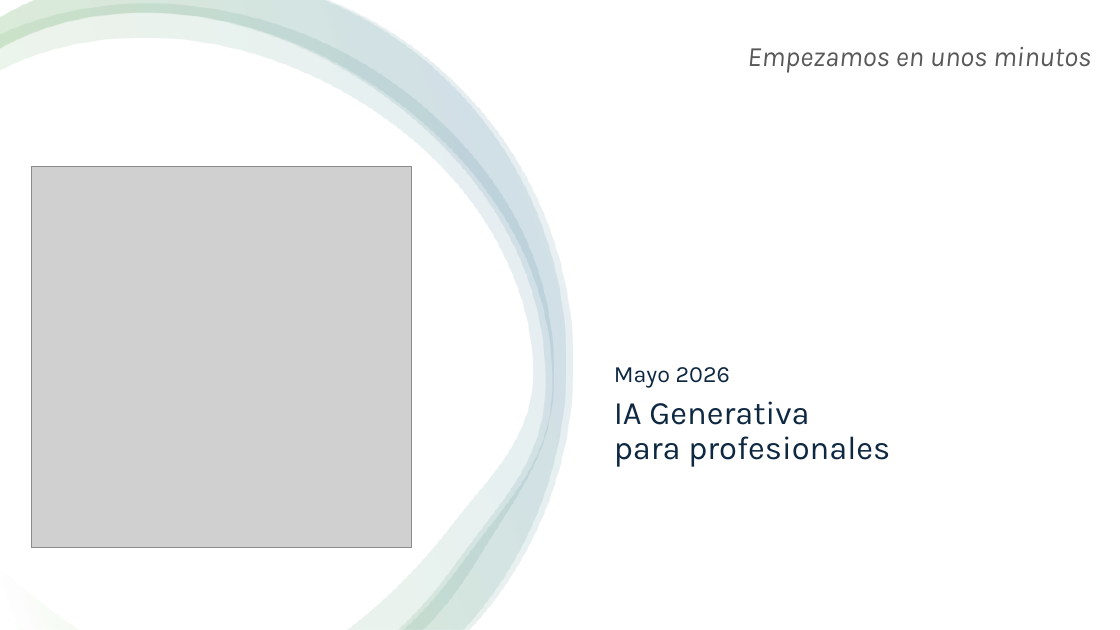
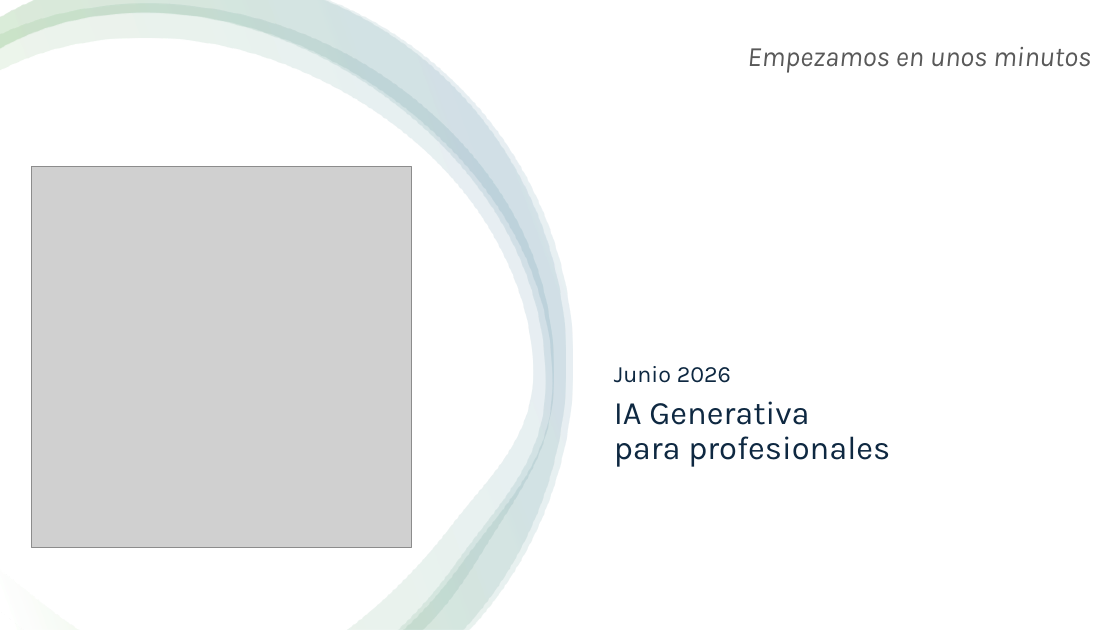
Before and after one commit to quizeth/Labs, a slide deck: slide 1 of IA y Copilot para business professionals/IA Generativa y Microsoft Copilot para profesionales.pptx. Drawn at 1120x630 pixels with LibreOffice and Linux fonts; fonts in the diff are those of the drawing; grey boxes stand for pictures. Boxes give left, top, right and bottom in pixels: in the first picture for what was removed or moved away, otherwise in the second. Text is boxed around its words. In the diff, an @@ line names an element or a change of style, - is before the commit and + after.

```diff
--- a/IA y Copilot para business professionals/IA Generativa y Microsoft Copilot para profesionales.pptx
+++ b/IA y Copilot para business professionals/IA Generativa y Microsoft Copilot para profesionales.pptx
@@ subtitle at [614,366,731,383]: text changed @@
-Mayo 2026
+Junio 2026
```
Also in this commit, not shown: 7 other slides changed, 14 slides added.
